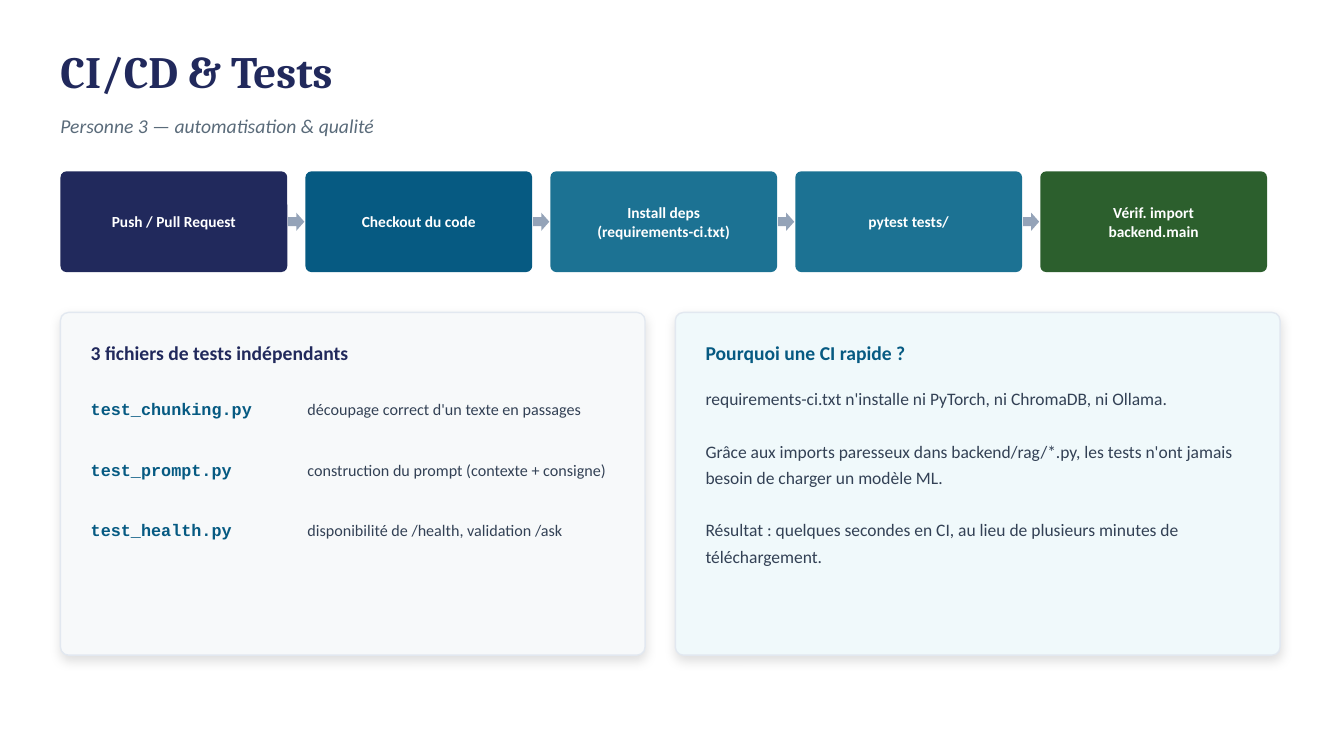
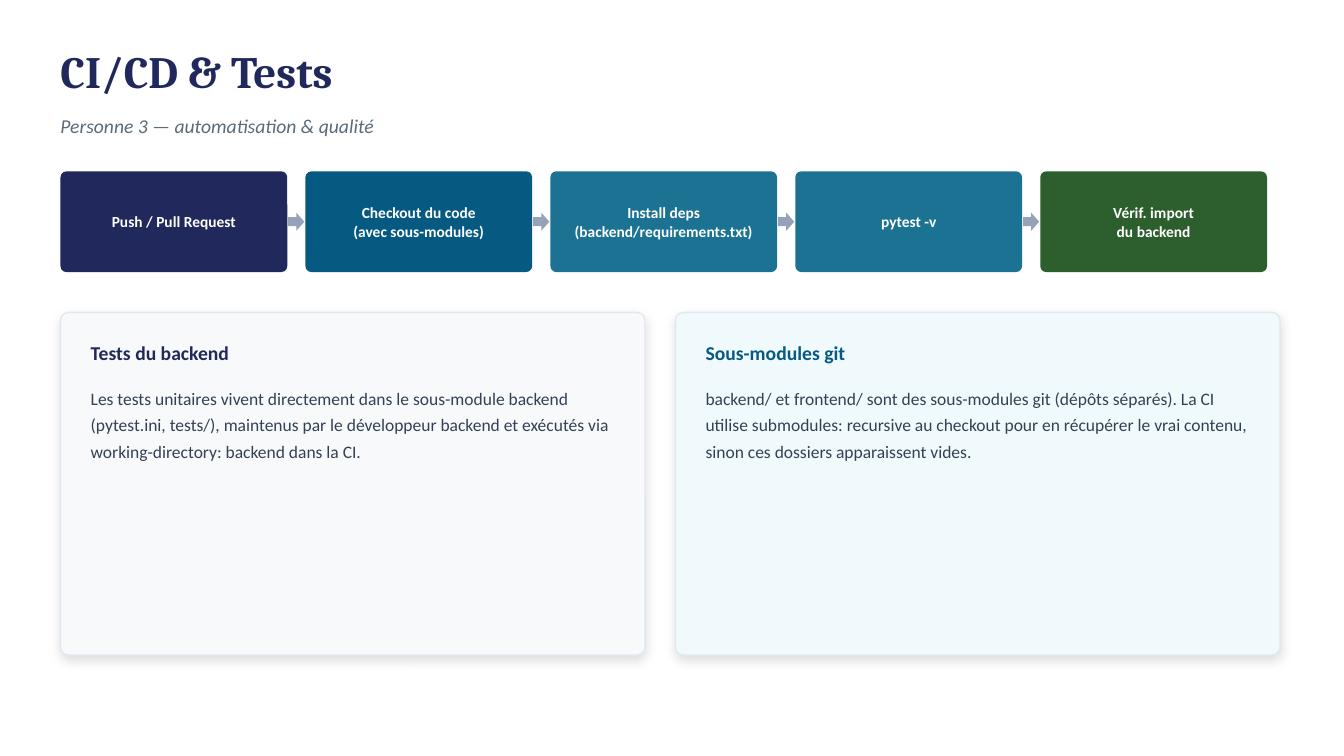
Before and after one commit to Dorsumsellae/eval_cloud, a slide deck: slide 9 of docs/presentation_rag.pptx. Drawn at 1344x756 pixels with LibreOffice and Linux fonts; fonts in the diff are those of the drawing. Boxes give left, top, right and bottom in pixels: in the first picture for what was removed or moved away, otherwise in the second. Text is boxed around its words. In the diff, an @@ line names an element or a change of style, - is before the commit and + after.

```diff
--- a/docs/presentation_rag.pptx
+++ b/docs/presentation_rag.pptx
@@ text at (353, 225, 483, 239): paragraph added @@
+(avec sous-modules)
@@ text at (575, 225, 753, 240): text changed @@
-(requirements-ci.txt)
+(backend/requirements.txt)
@@ text at (881, 217, 936, 230): text changed @@
-pytest tests/
+pytest -v
@@ text at (1117, 226, 1191, 237): text changed @@
-backend.main
+du backend
@@ text at (91, 346, 229, 360): text changed @@
-3 fichiers de tests indépendants
+Tests du backend
@@ text at (706, 346, 845, 364): text changed @@
-Pourquoi une CI rapide ?
+Sous-modules git
@@ text removed at (91, 403, 252, 419) @@
-test_chunking.py
@@ text added at (91, 393, 608, 461), 12.5 pt, text #334155 @@
+Les tests unitaires vivent directement dans le sous-module backend (pytest.ini, tests/), maintenus par le développeur backend et exécutés via working-directory: backend dans la CI.
@@ text removed at (307, 404, 581, 418) @@
-découpage correct d'un texte en passages
@@ text at (706, 392, 1247, 461): text changed @@
-requirements-ci.txt n'installe ni PyTorch, ni ChromaDB, ni Ollama.
-Grâce aux imports paresseux dans backend/rag/*.py, les tests n'ont jamais besoin de charger un modèle ML.
-Résultat : quelques secondes en CI, au lieu de plusieurs minutes de téléchargement.
+backend/ et frontend/ sont des sous-modules git (dépôts séparés). La CI utilise submodules: recursive au checkout pour en récupérer le vrai contenu, sinon ces dossiers apparaissent vides.
@@ text removed at (91, 464, 232, 480) @@
-test_prompt.py
@@ text removed at (307, 464, 606, 479) @@
-construction du prompt (contexte + consigne)
@@ text removed at (91, 524, 232, 540) @@
-test_health.py
@@ text removed at (307, 525, 562, 539) @@
-disponibilité de /health, validation /ask
```
Also in this commit, not shown: 3 other slides changed.
